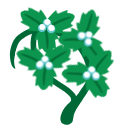
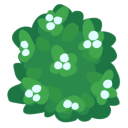
The second 128x128 image is a revision of the first. Changes to its layers:
added group "Group 13" with 6 layers above "Group 4" over [7, 4, 121, 125]
added layer "Paint Layer 18" in group "Group 13" over [7, 4, 121, 125]
added layer "Paint Layer 16" in group "Group 13" over [7, 4, 121, 125]
added group "Group 17" with 3 layers in group "Group 13" over [7, 4, 121, 125]
added layer "Paint Layer 15" in group "Group 17" over [7, 4, 121, 125]
added layer "Paint Layer 14" in group "Group 17" over [7, 4, 121, 125]
added layer "Paint Layer 12" in group "Group 17" over [7, 4, 121, 125]
moved "Copy of Group 3" (1st of 3, in "Group 4") into group "Group 4" over [55, 36, 121, 125]
moved "Copy of Group 3" (2nd of 3, in "Group 4") into group "Group 4" over [9, 34, 73, 98]
moved "Copy of Group 3" (3rd of 3, in "Group 4") into group "Group 4" over [48, 4, 112, 125]
moved "Group 3" into group "Group 4" over [9, 4, 118, 67]
painted on "Paint Layer 1" (4th of 4, in "Group 4" › "Group 3") over [9, 4, 118, 67]
painted on "Paint Layer 2" (4th of 4, in "Group 4" › "Group 3") over [9, 4, 118, 67]
painted on "Background" (4th of 5, in "Group 4" › "Group 3") over [9, 4, 118, 67]
moved "Background" (5th of 5, in "Group 4") into group "Group 4" over [7, 4, 121, 125]
